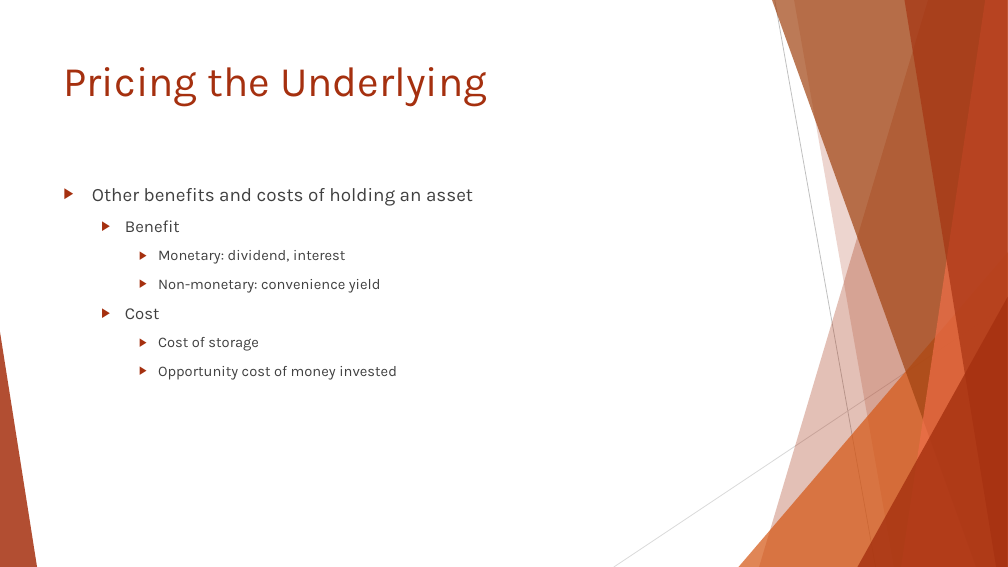
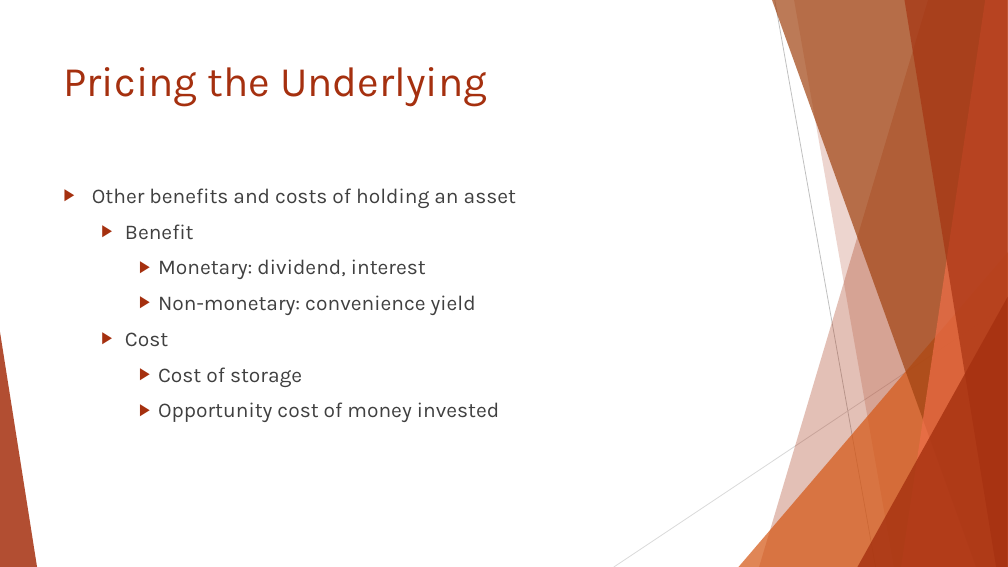
Before and after one commit to Isco0530/data, a slide deck: slide 10 of Reading 46.pptx (slide 9 before the commit). Drawn at 1008x567 pixels with LibreOffice and Linux fonts; fonts in the diff are those of the drawing. Boxes give left, top, right and bottom in pixels: in the first picture for what was removed or moved away, otherwise in the second. Text is boxed around its words. In the diff, an @@ line names an element or a change of style, - is before the commit and + after.

```diff
--- a/Reading 46.pptx
+++ b/Reading 46.pptx
@@ text "Other benefits and costs of ..." at [92,188,516,422]: size 18 to 20 pt in "Other benefits and costs of holding an ..."; size 16 to 20 pt in "Benefit", "Cost"; size 14 to 20 pt in "Monetary: dividend, interest", "Non-monetary: convenience yield", "Cost of storage", "Opportunity cost of money invested" @@
```
Also in this commit, not shown: 1 slide added.
